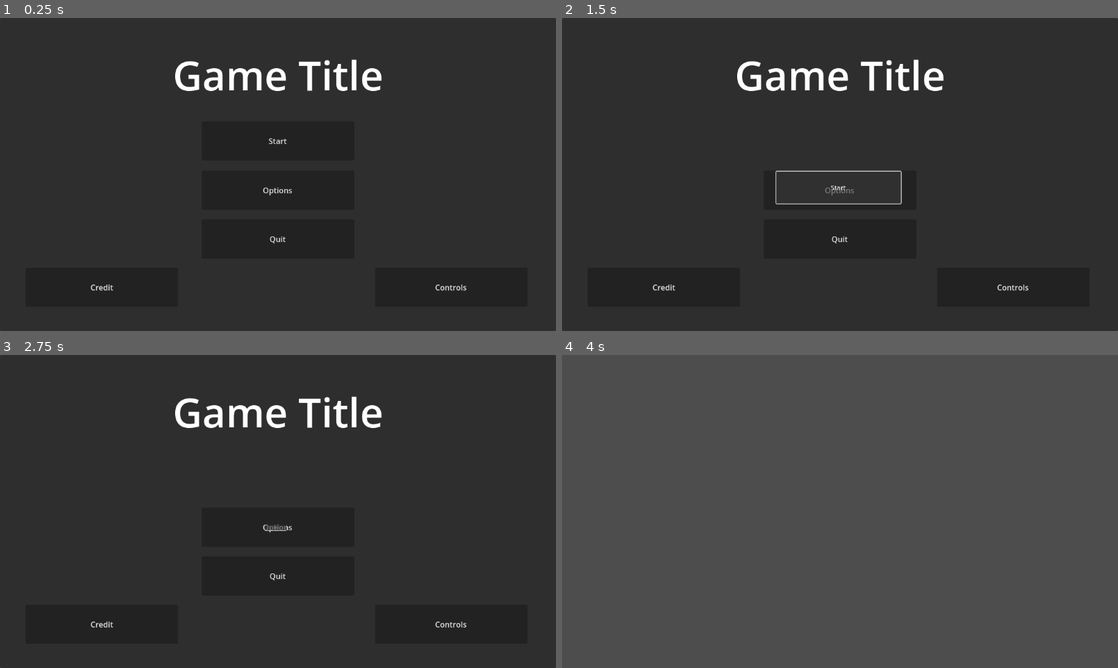
Above: before the commit, frames 1-4 (two rows, left to right).
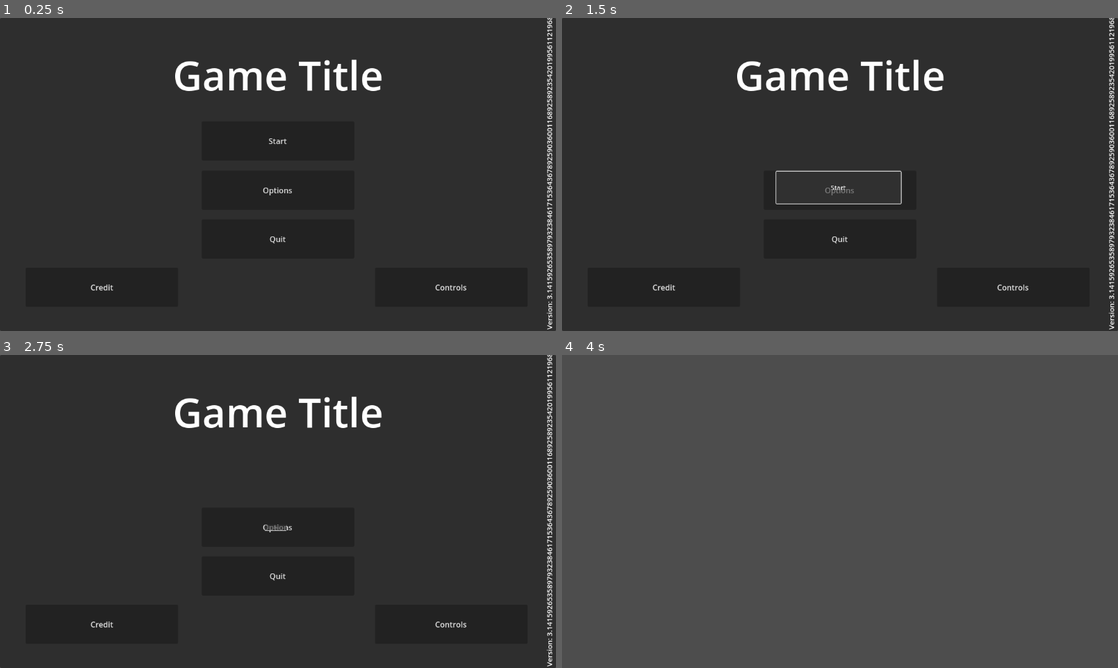
Above: after the commit, the same moments.

Repository: Benjamin-Fever/Global-Game-Jam-2024
Game: Godot game, scene res://start_menu.tscn
Same seed, same stepped clock (60 frames per second), same inputs: the game is played once before the commit and once after it.
Inputs:
- Up to frame 1 (0.25 s): no input
- Up to frame 2 (1.5 s): click "Start" at 0.5 s; click "Start" at 1.25 s
- Up to frame 3 (2.75 s): click "Start" at 2 s
- Up to frame 4 (4 s): click "Options" at 2.75 s; click "Credit" at 3.5 s

The runs differ from the first frame. In frame 1, 0.6% of the frame differs, in the area x 98-100%, y 0-100%; in frame 2, 0.6%; in frame 3, 0.6%; in frame 4, nothing differs.

Commit message:
Funny update

Diff:
--- /dev/null
+++ b/ExitConfirm.gd
@@ -0,0 +1,10 @@
+extends Window
+
+@onready var label = $Panel/Label
+
+func _on_no_button_pressed():
+	hide()
+	label.text = "Are you sure?"
+
+func _on_yes_button_pressed():
+	label.text = "Then just alt-f4"
--- a/controls.gd
+++ b/controls.gd
@@ -6,4 +6,4 @@
 
 
 func _on_button_pressed():
-	camera.offset.x -= 30
+	camera.offset.x -= 50
--- /dev/null
+++ b/start_menu.gd
@@ -0,0 +1,15 @@
+extends Control
+
+@onready var window = $QuitButton/ExitConfirm
+# Called when the node enters the scene tree for the first time.
+func _ready():
+	pass # Replace with function body.
+
+
+# Called every frame. 'delta' is the elapsed time since the previous frame.
+func _process(delta):
+	pass
+
+
+func _on_quit_button_pressed():
+	window.show()
--- a/start_menu.tscn
+++ b/start_menu.tscn
@@ -1,10 +1,12 @@
-[gd_scene load_steps=10 format=3 uid="uid://chwhhfcptmmux"]
-
+[gd_scene load_steps=12 format=3 uid="uid://chwhhfcptmmux"]
+
+[ext_resource type="Script" path="res://start_menu.gd" id="1_cmohi"]
 [ext_resource type="Script" path="res://Start Button.gd" id="1_ua34n"]
 [ext_resource type="Script" path="res://ScreenChangeButton.gd" id="2_5gc84"]
 [ext_resource type="PackedScene" uid="uid://b7pybnbsrveqt" path="res://options.tscn" id="3_383ck"]
 [ext_resource type="PackedScene" uid="uid://bb0fieibakdgt" path="res://credits.tscn" id="4_2buyc"]
 [ext_resource type="Script" path="res://Controls button.gd" id="5_6o85b"]
+[ext_resource type="Script" path="res://ExitConfirm.gd" id="5_gq4cb"]
 [ext_resource type="PackedScene" uid="uid://cg258ppsr85pk" path="res://controls.tscn" id="5_k2b66"]
 
 [sub_resource type="Animation" id="Animation_7xmax"]
@@ -75,6 +77,7 @@
 anchor_bottom = 1.0
 grow_horizontal = 2
 grow_vertical = 2
+script = ExtResource("1_cmohi")
 
 [node name="Panel" type="Panel" parent="."]
 layout_mode = 1
@@ -133,7 +136,7 @@
 text = "Start"
 script = ExtResource("1_ua34n")
 
-[node name="Quit Button" type="Button" parent="."]
+[node name="QuitButton" type="Button" parent="."]
 layout_mode = 1
 anchors_preset = 8
 anchor_left = 0.5
@@ -148,6 +151,48 @@
 grow_vertical = 2
 text = "Quit"
 
+[node name="ExitConfirm" type="Window" parent="QuitButton"]
+initial_position = 1
+size = Vector2i(150, 100)
+visible = false
+script = ExtResource("5_gq4cb")
+
+[node name="Panel" type="Panel" parent="QuitButton/ExitConfirm"]
+anchors_preset = 15
+anchor_right = 1.0
+anchor_bottom = 1.0
+grow_horizontal = 2
+grow_vertical = 2
+
+[node name="Label" type="Label" parent="QuitButton/ExitConfirm/Panel"]
+layout_mode = 1
+anchors_preset = 10
+anchor_right = 1.0
+offset_bottom = 23.0
+grow_horizontal = 2
+text = "Are you sure?"
+horizontal_alignment = 1
+
+[node name="HSplitContainer" type="HSplitContainer" parent="QuitButton/ExitConfirm/Panel"]
+layout_mode = 1
+anchors_preset = 12
+anchor_top = 1.0
+anchor_right = 1.0
+anchor_bottom = 1.0
+offset_top = -8.0
+grow_horizontal = 2
+grow_vertical = 0
+split_offset = 70
+dragger_visibility = 1
+
+[node name="YesButton" type="Button" parent="QuitButton/ExitConfirm/Panel/HSplitContainer"]
+layout_mode = 2
+text = "Yes"
+
+[node name="NoButton" type="Button" parent="QuitButton/ExitConfirm/Panel/HSplitContainer"]
+layout_mode = 2
+text = "No"
+
 [node name="Credits Button" type="Button" parent="."]
 layout_mode = 1
 anchors_preset = 8
@@ -193,3 +238,17 @@
 layout_mode = 1
 offset_left = 1152.0
 offset_right = 1152.0
+
+[node name="Label2" type="Label" parent="."]
+layout_mode = 0
+offset_left = 1127.0
+offset_top = 645.0
+offset_right = 1928.0
+offset_bottom = 668.0
+rotation = 4.71239
+theme_override_font_sizes/font_size = 15
+text = "Version: 3.1415926535897932384617153643678925903600116892589235420199561121968230301952035301852"
+
+[connection signal="pressed" from="QuitButton" to="." method="_on_quit_button_pressed"]
+[connection signal="pressed" from="QuitButton/ExitConfirm/Panel/HSplitContainer/YesButton" to="QuitButton/ExitConfirm" method="_on_yes_button_pressed"]
+[connection signal="pressed" from="QuitButton/ExitConfirm/Panel/HSplitContainer/NoButton" to="QuitButton/ExitConfirm" method="_on_no_button_pressed"]
